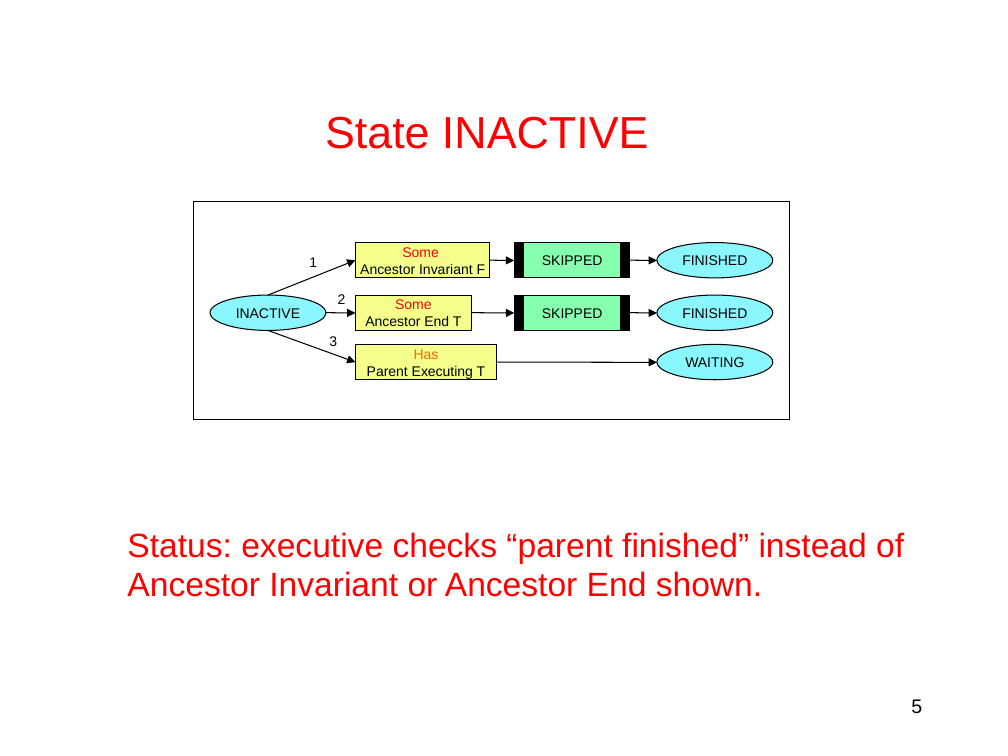
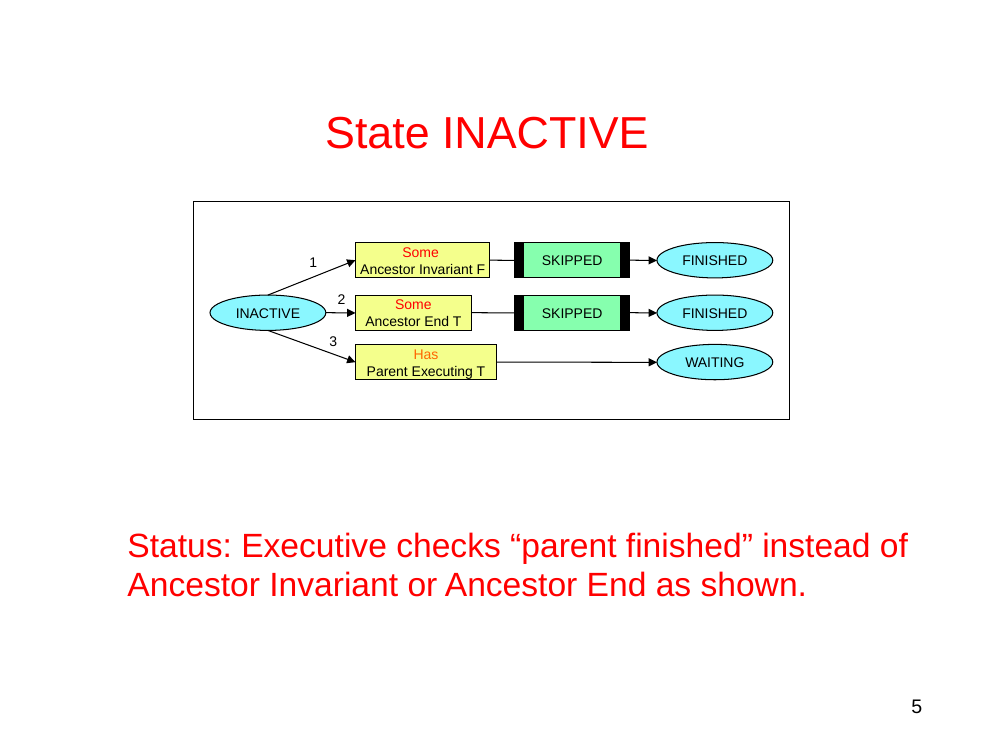
Before and after one commit to plexil-group/plexil, a slide deck: slide 5 of doc/NodeStateTransitions.ppt. Drawn at 1008x756 pixels with LibreOffice and Linux fonts; fonts in the diff are those of the drawing. Boxes give left, top, right and bottom in pixels: in the first picture for what was removed or moved away, otherwise in the second. Text is boxed around its words. In the diff, an @@ line names an element or a change of style, - is before the commit and + after.

Commit message:
Updated with current implementation status

```diff
--- a/doc/NodeStateTransitions.ppt
+++ b/doc/NodeStateTransitions.ppt
@@ arrow moved from (490, 260) - (514, 260) to (490, 260) - (524, 260) @@
@@ arrow moved from (471, 312) - (514, 312) to (472, 312) - (524, 312) @@
@@ text at bbox=[127, 532, 908, 597]: text changed @@
-Status: executive checks “parent finished” instead of Ancestor Invariant or Ancestor End shown.
+Status: Executive checks “parent finished” instead of Ancestor Invariant or Ancestor End as shown.
```
Also in this commit, not shown: 19 other slides changed.
